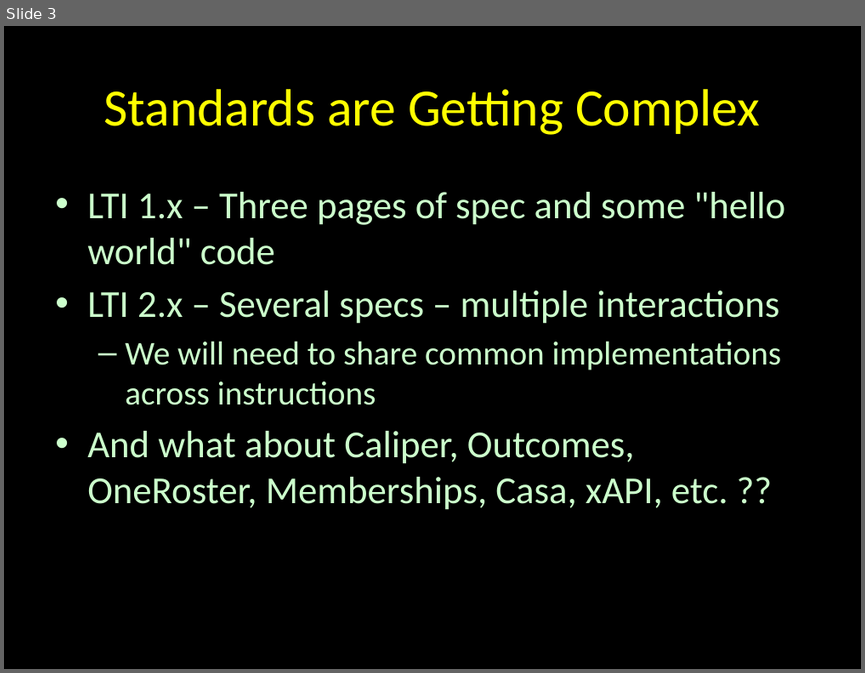
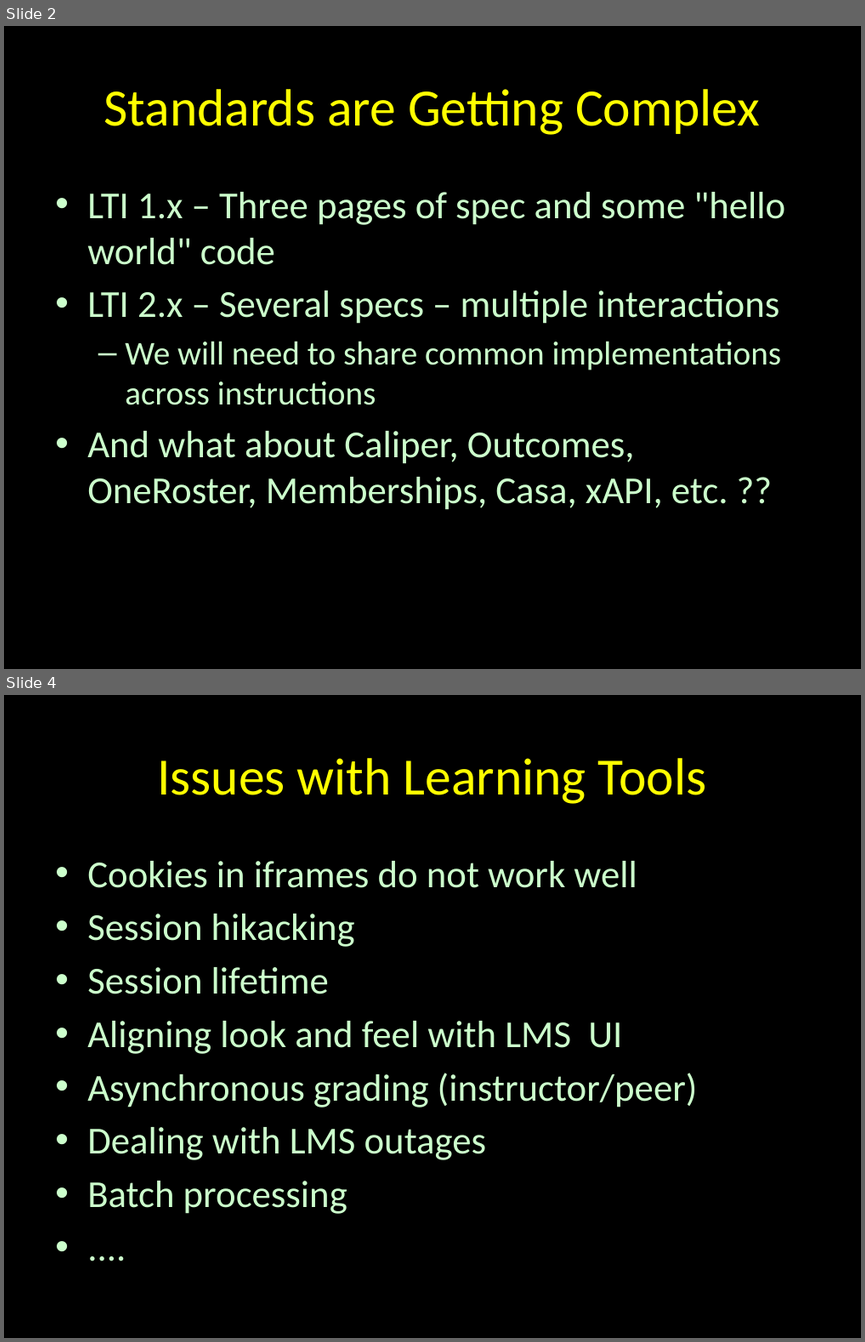
Before and after one commit to csev/tsugi-web, a slide deck: docs/lectures/00-Mini.pptx. Shown one above the other, each under a label of ours: slide 3 before the commit, slides 2 and 4 after it; the slides between them are not shown. The pictures are 865x673 and 865x1342 pixels, drawn with LibreOffice and Linux fonts; fonts in the diff are those of the drawing. Boxes give left, top, right and bottom in pixels: in the first picture for what was removed or moved away, otherwise in the second. Text is boxed around its words. In the diff, an @@ line names an element or a change of style, - is before the commit and + after.

```diff
--- a/docs/lectures/00-Mini.pptx
+++ b/docs/lectures/00-Mini.pptx
@@ slide 4 added at bbox=[4, 695, 861, 1338], background #000000 @@
@@ title added at bbox=[157, 758, 707, 804], 44 pt, text #FFFF00 @@
+Issues with Learning Tools
@@ text added at bbox=[87, 861, 698, 1213], 32 pt, text #CCFFCC @@
+• Cookies in iframes do not work well
+• Session hikacking
+• Session lifetime
+• Aligning look and feel with LMS UI
+• Asynchronous grading (instructor/peer)
+• Dealing with LMS outages
+• Batch processing
+• ....
@@ what was slide 3 is now slide 2 @@
```
Also in this commit, not shown: 3 slides changed, 9 other slides added, 1 slide removed, 2 other files.
